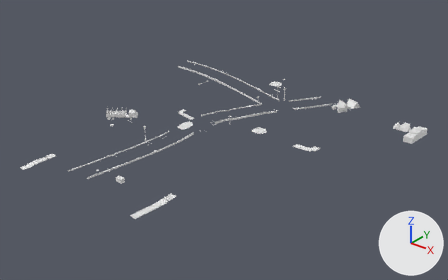
Before and after pictures for a commit that changed the glTF model assets/models/outdoor/outdoor_10.glb.
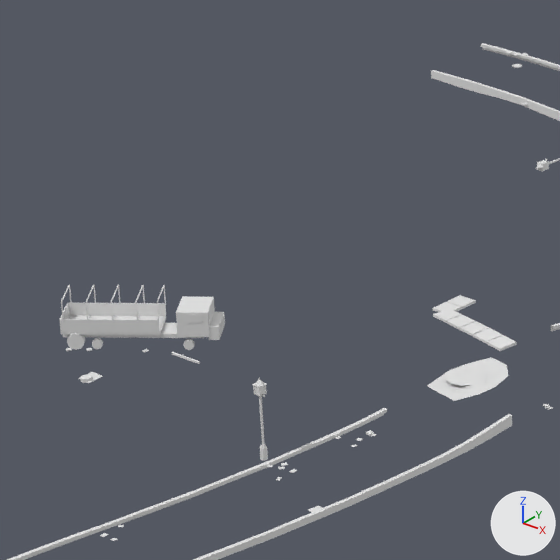
Each version appears first whole from a camera (50 mm lens) standing at (95.0, -126.0, 75.8) and looking at (-1.1, -5.8, 1.3), and next in a close-up on the part from 21% to 45% of the width and 19% to 57% of the height. Every picture has the same lights, and +X, +Y and +Z are marked at lower right. The first two pictures are the older version. Materials are left out; every surface is plain grey. Vertices at exactly the same position are counted once.

In view in the first close-up: 'gas_station_town'.
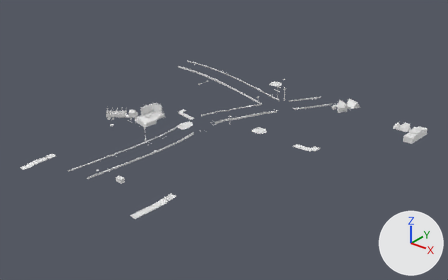
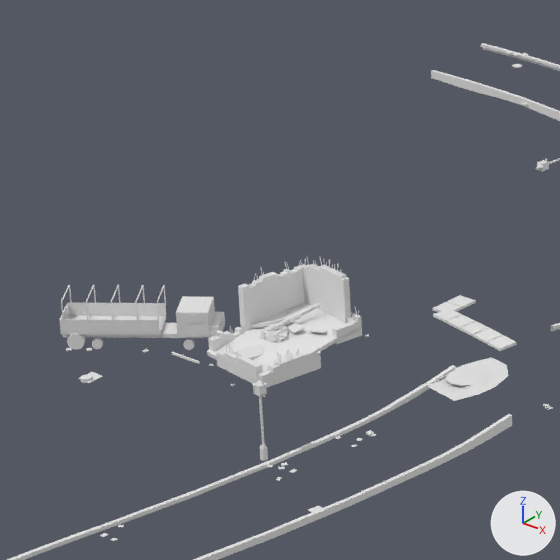
Location of each change, [x1, y1, x2, y2] in pixels of the close-ups (560 x 560 px):
part 1 of me_gas_station_town, added
    after: [207, 259, 456, 415]

What changed in the scene script:
```text
Change me_gas_station_town:
    used by ob_gas_station_town; location = (0.0, 0.0, 0.0)
    remove me_gas_station_town.from_pydata(...)  # 3943 vertices, 5436 faces; spans x -44.2..40.4, y -50.0..40.2, z 0.6..7.0
    add me_gas_station_town.from_pydata(...)  # 5279 vertices, 7454 faces; spans x -44.2..40.4, y -50.0..40.2, z 0.6..7.0
    me_gas_station_town part 1: 1096 vertices added at x -28.5..-14.5, y -15.2..-6.3, z 1.8..6.8
    other edits to the shape of me_gas_station_town do not show in these pictures
```
